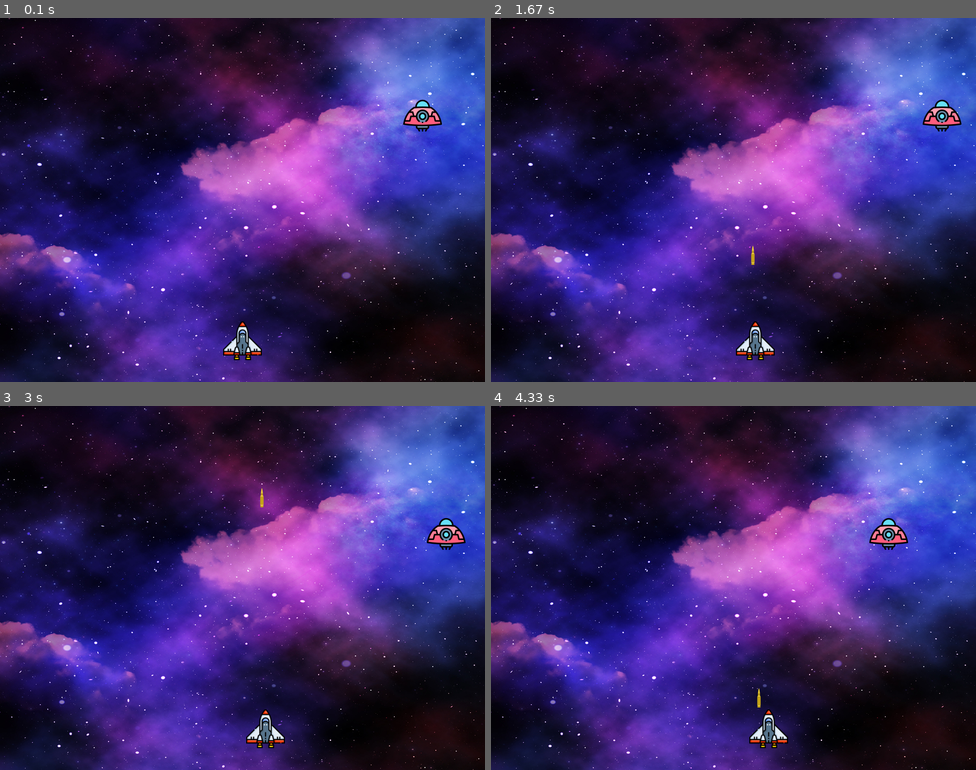
Above: before the commit, frames 1-4 (two rows, left to right).
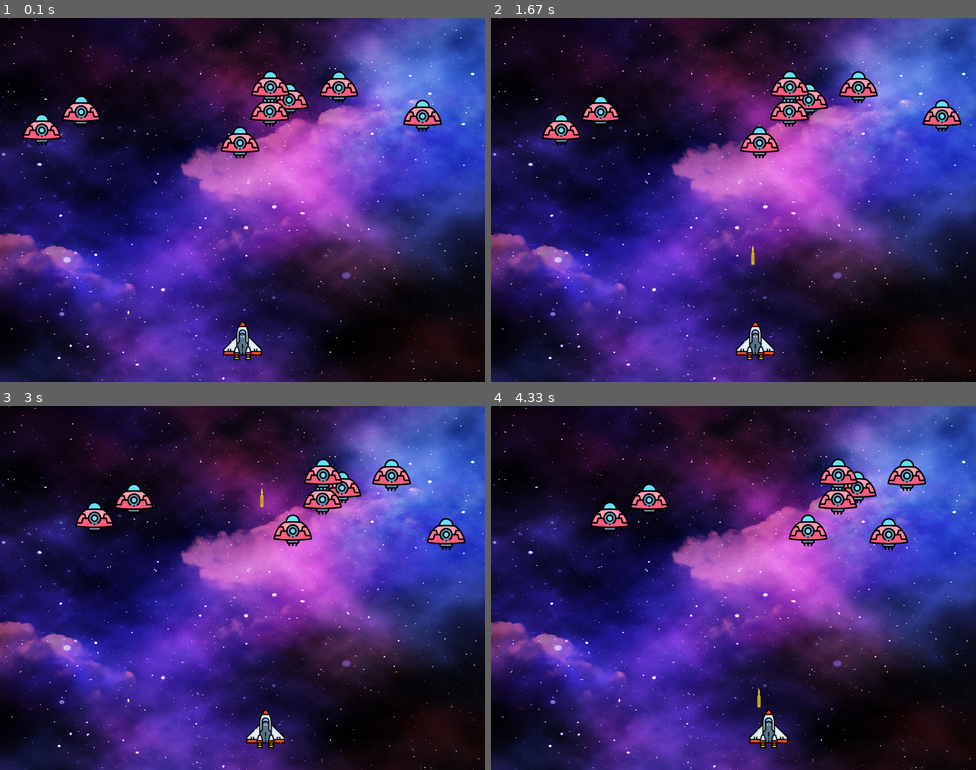
Above: after the commit, the same moments.

Repository: AlexArce2000/juego-invasion-espacial-pygame
Game: pygame game, started from invacion.py
Same seed, same stepped clock (60 frames per second), same inputs: the game is played once before the commit and once after it.
Inputs:
- Up to frame 1 (0.1 s): no input
- Up to frame 2 (1.67 s): hold Right 0.33-0.8 s; hold Right 0.83-1.3 s; tap Space at 0.9, 1.2, 1.4 s; hold Left from 1.33 s (still down)
- Up to frame 3 (3 s): tap Space at 1.7, 1.97, 2.27, 2.4, 2.7 s; release Left at 1.87 s; hold Left 1.9-2.3 s; hold Right 2.33-2.97 s
- Up to frame 4 (4.33 s): hold Left 3-3.47 s; tap Space at 3.07, 3.37, 3.57, 3.87, 4.07 s; hold Right 3.5-3.97 s; hold Right from 4 s (still down)

The runs differ from the first frame. In frame 1, 2.8% of the frame differs, in the area x 4-74%, y 14-39%; in frame 2, 2.7%; in frame 3, 2.7%; in frame 4, 2.7%.

Commit message:
feat: agregar enemigos

Diff:
--- a/invacion.py
+++ b/invacion.py
@@ -31,11 +31,19 @@
 
 
 # Variable de enemigo
-img_enemigo = pygame.image.load("images/enemigo.png")
-enemigo_x = random.randint(0, 736)
-enemigo_y = random.randint(50, 200)
-enemigo_x_cambio = 0.5
-enemigo_y_cambio = 50
+img_enemigo = []
+enemigo_x = []
+enemigo_y = []
+enemigo_x_cambio = []
+enemigo_y_cambio = []
+cantidad_enemigos = 8
+
+for e in range(cantidad_enemigos):
+    img_enemigo.append(pygame.image.load("images/enemigo.png"))
+    enemigo_x.append(random.randint(0, 736))
+    enemigo_y.append(random.randint(50, 200))
+    enemigo_x_cambio.append(0.5)
+    enemigo_y_cambio.append(50)
 
 # Variable de la bala
 img_bala = pygame.image.load("images/bala.png")
@@ -53,8 +61,8 @@
     pantalla.blit(img_jugador, (x, y)) # arrojar (imagen, (posicionX,posicionY))
 
 #Funcion jugador
-def enemigo(x,y):
-    pantalla.blit(img_enemigo, (x, y)) # arrojar (imagen, (posicionX,posicionY))
+def enemigo(x,y,ene):
+    pantalla.blit(img_enemigo[ene], (x, y)) # arrojar (imagen, (posicionX,posicionY))
 
 # función dispara bala
 def disparar_bala(x,y):
@@ -104,15 +112,27 @@
         jugador_x= 736
 
     # modificar ubicación del enemigo
-    enemigo_x += enemigo_x_cambio
+    for e in range(cantidad_enemigos):
+        enemigo_x[e] += enemigo_x_cambio[e]
 
     # mantener dentro de los bordes al enemigo
-    if enemigo_x <=0:
-        enemigo_x_cambio = 1 # cambio de mov hacia la derecha
-        enemigo_y += enemigo_y_cambio
-    elif enemigo_x >= 736:
-        enemigo_x_cambio = -1 # cambio de mov hacia la izquierda
-        enemigo_y += enemigo_y_cambio
+        if enemigo_x[e] <=0:
+            enemigo_x_cambio[e] = 1 # cambio de mov hacia la derecha
+            enemigo_y[e] += enemigo_y_cambio[e]
+        elif enemigo_x[e] >= 736:
+            enemigo_x_cambio[e] = -1 # cambio de mov hacia la izquierda
+            enemigo_y[e] += enemigo_y_cambio[e]
+
+        # colisión
+        colision = hay_colision(enemigo_x[e], enemigo_y[e], bala_x, bala_y)
+        if colision:
+            bala_y=500
+            bala_visible= False
+            puntaje +=1
+            print(puntaje)
+            enemigo_x[e] = random.randint(0, 736)
+            enemigo_y[e] = random.randint(50, 200)
+        enemigo(enemigo_x[e],enemigo_y[e],e)
 
     # movimiento bala
     if bala_y<= -64:
@@ -123,17 +143,8 @@
         disparar_bala(bala_x,bala_y)
         bala_y -= bala_y_cambio
 
-    # colisión
-    colision = hay_colision(enemigo_x, enemigo_y, bala_x, bala_y)
-    if colision:
-        bala_y=500
-        bala_visible= False
-        puntaje +=1
-        print(puntaje)
-        enemigo_x = random.randint(0, 736)
-        enemigo_y = random.randint(50, 200)
+
     jugador(jugador_x,jugador_y) # pintar jugador
-    enemigo(enemigo_x,enemigo_y)
 
     #actualizar
     pygame.display.update()
